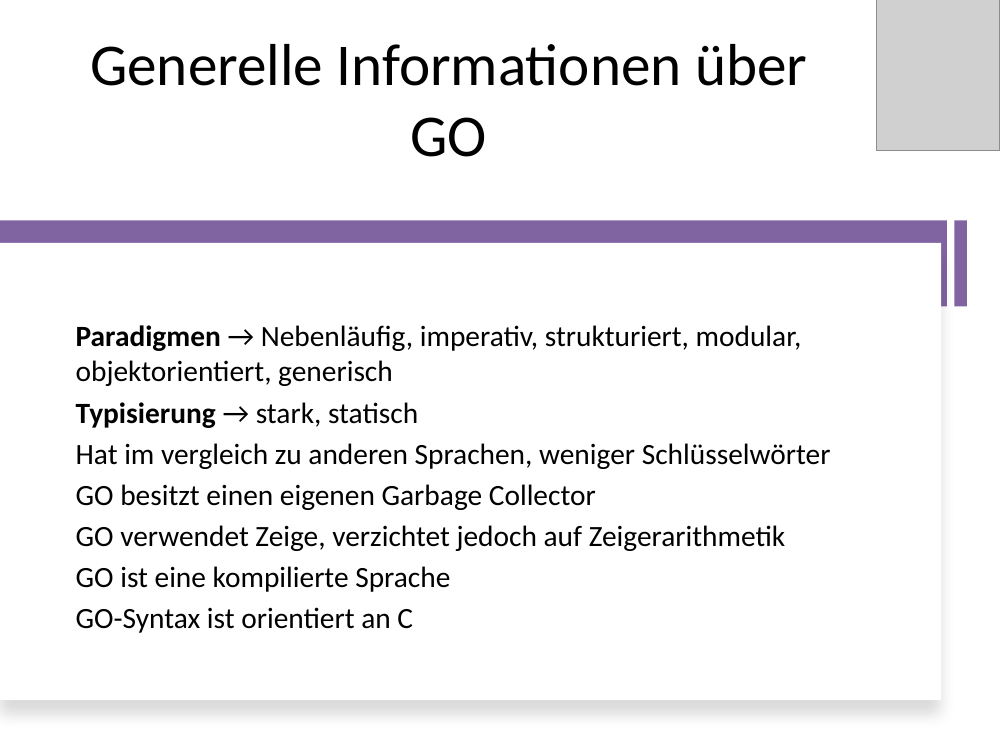
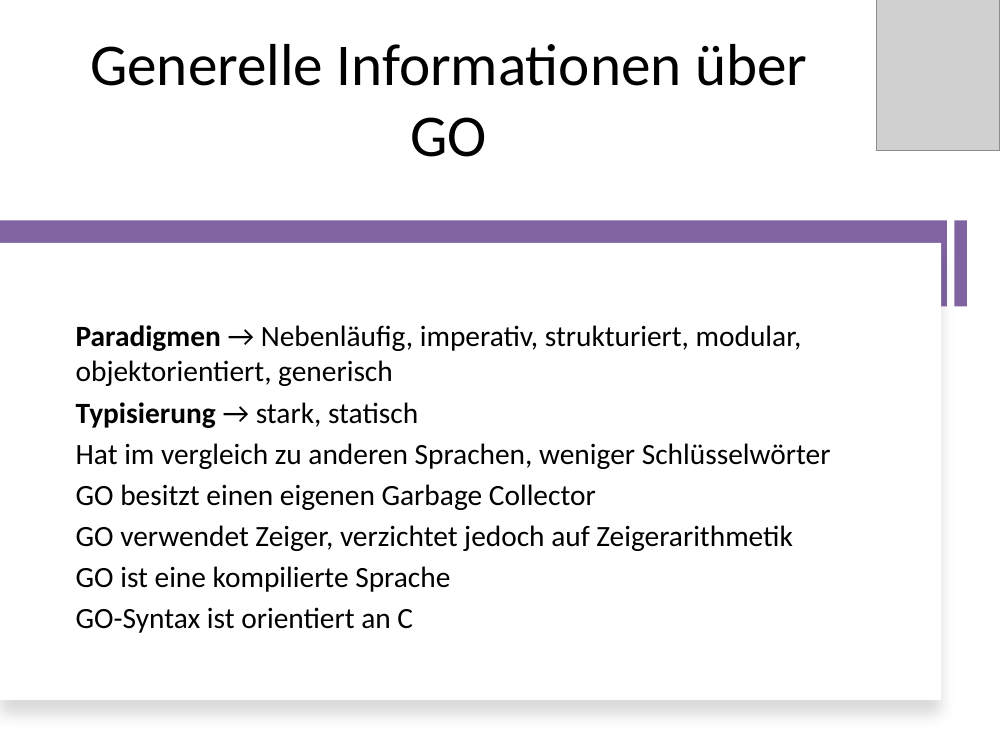
Before and after one commit to RatedNextGen/pcp-go, a slide deck: slide 5 of presentation/GO-Präsi.pptx. Drawn at 1008x756 pixels with LibreOffice and Linux fonts; fonts in the diff are those of the drawing; grey boxes stand for pictures. Boxes give left, top, right and bottom in pixels: in the first picture for what was removed or moved away, otherwise in the second. Text is boxed around its words. In the diff, an @@ line names an element or a change of style, - is before the commit and + after.

```diff
--- a/presentation/GO-Präsi.pptx
+++ b/presentation/GO-Präsi.pptx
@@ text at box(76, 525, 793, 551): text changed @@
-GO verwendet Zeige, verzichtet jedoch auf Zeigerarithmetik
+GO verwendet Zeiger, verzichtet jedoch auf Zeigerarithmetik
```
Also in this commit, not shown: 9 other slides changed, 5 slides added, 7 slides removed, 12 other files.
